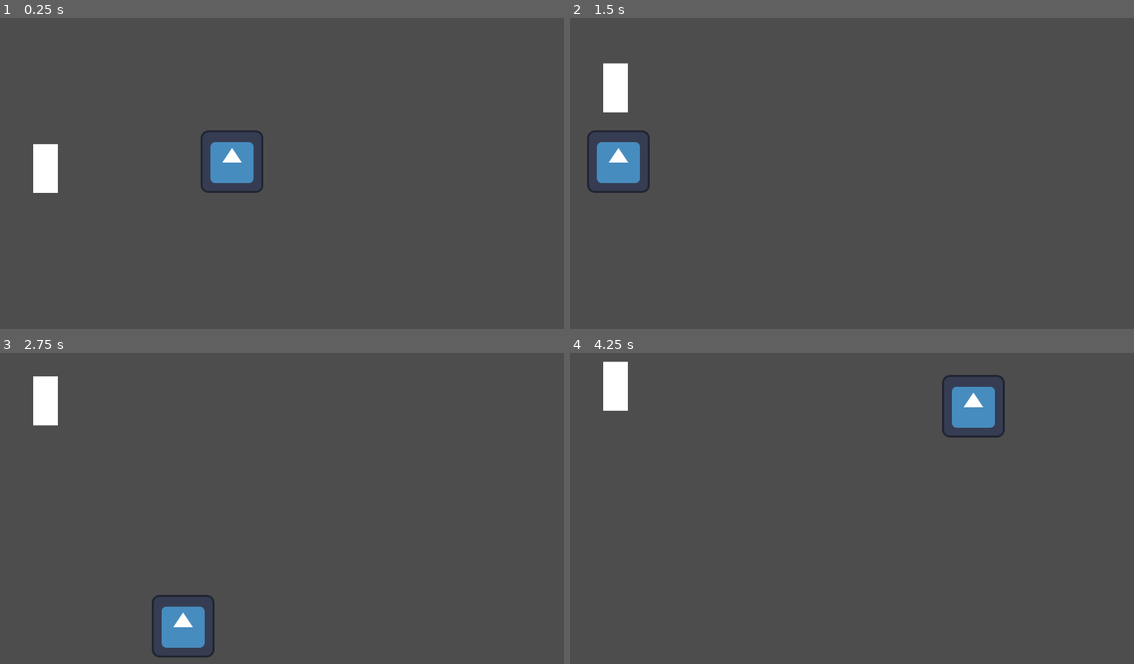
Above: before the commit, frames 1-4 (two rows, left to right).
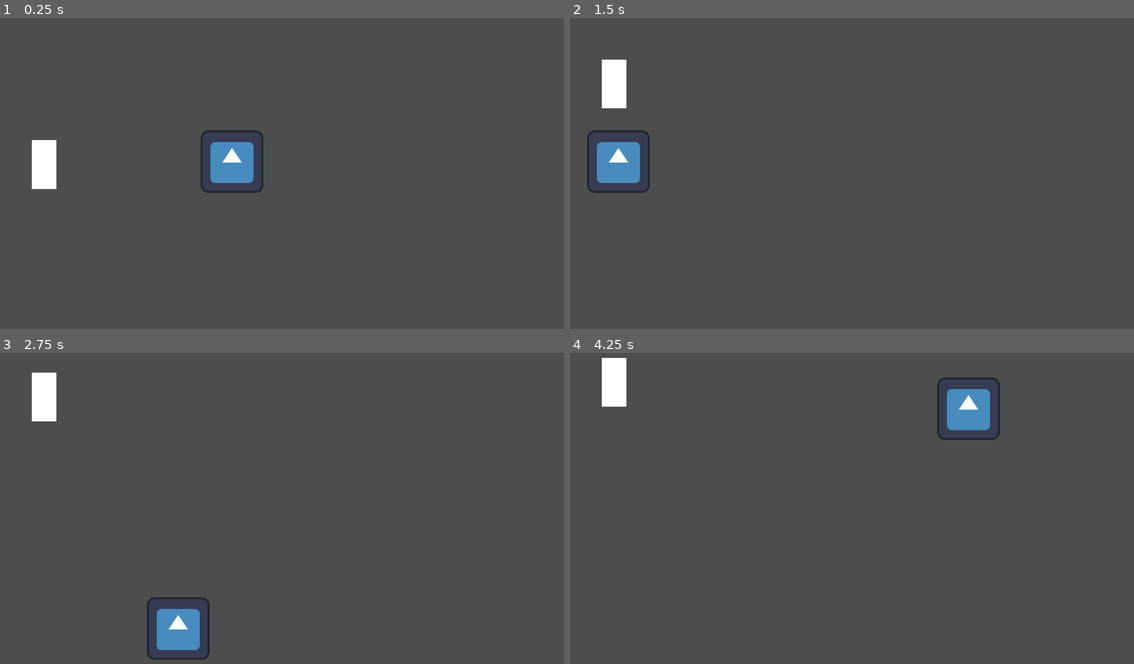
Above: after the commit, the same moments.

Repository: megamaxsteele/pong_in_Godot
Game: Godot game, scene res://game.tscn
Two runs of this game, one before a commit and one after it. Both use one fixed random seed, a clock stepped at 60 frames per second and the inputs below. The engine's default icon, where the game draws it, is replaced by a stand-in: a white triangle on a blue panel in a dark square.
Inputs:
- Up to frame 1 (0.25 s): no input
- Up to frame 2 (1.5 s): hold Up (up) 0.53-1.28 s; hold Down (down) from 1.28 s (still down)
- Up to frame 3 (2.75 s): release Down (down) at 2.03 s; hold Up (up) from 2.03 s (still down)
- Up to frame 4 (4.25 s): release Up (up) at 3.53 s; hold Down (down) from 3.53 s (still down)

The runs differ from the first frame. In frame 1, 0.2% of the frame differs, in the area x 5-11%, y 39-57%; in frame 2, 0.2%; in frame 3, 1.2%, in the area x 5-39%, y 6-99%; in frame 4, 1.2%.

Commit message:
added npcPaddle

Diff:
--- a/game.tscn
+++ b/game.tscn
@@ -1,7 +1,8 @@
-[gd_scene load_steps=3 format=3 uid="uid://c1tuao8lr11hv"]
+[gd_scene load_steps=4 format=3 uid="uid://c1tuao8lr11hv"]
 
 [ext_resource type="PackedScene" uid="uid://c873a0b32sxq2" path="res://ball.tscn" id="1_18ilm"]
 [ext_resource type="PackedScene" uid="uid://cn22mesurxbye" path="res://playerPaddle.tscn" id="2_tuxyq"]
+[ext_resource type="PackedScene" uid="uid://c4vj2stxt0n6i" path="res://npcPaddle.tscn" id="3_w0y3g"]
 
 [node name="game" type="Node2D"]
 
@@ -9,5 +10,8 @@
 position = Vector2(549, 294)
 
 [node name="playerPaddle" parent="." instance=ExtResource("2_tuxyq")]
-position = Vector2(93, 308)
+position = Vector2(90, 300)
 speed = 300
+
+[node name="npcPaddle" parent="." instance=ExtResource("3_w0y3g")]
+position = Vector2(1000, 308)
